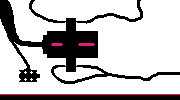
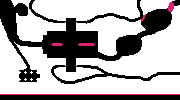
Layers edited between the first and the second 180x100 image:
painted on "walls" over <box>8,0,180,61</box>
